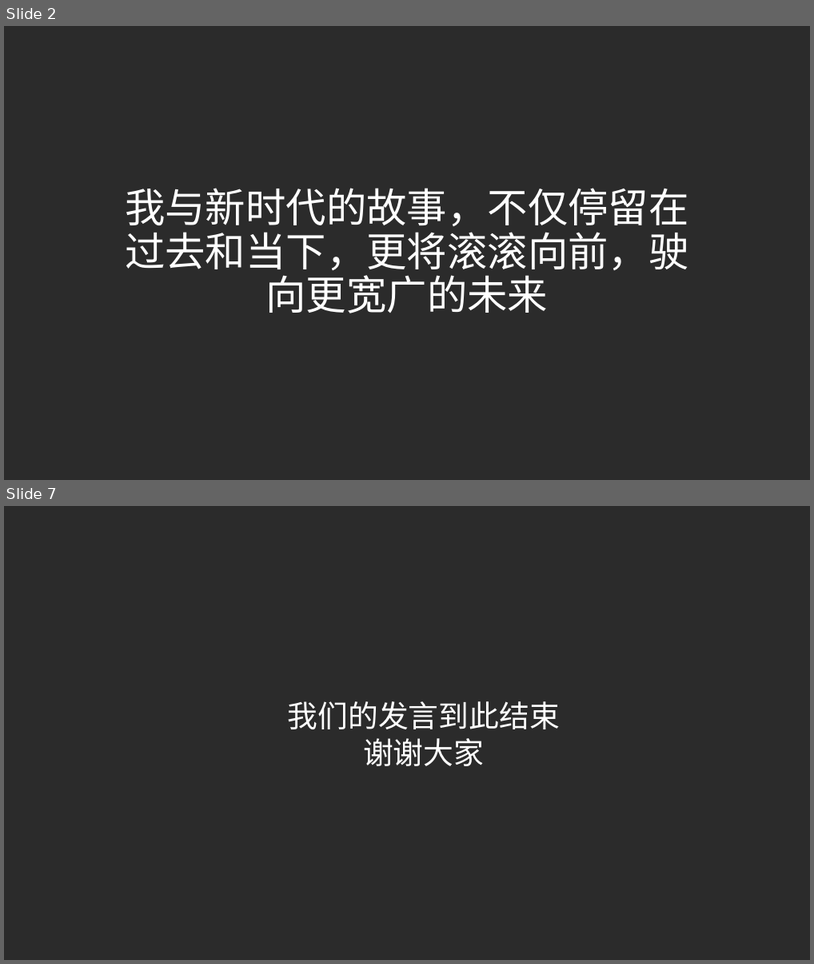
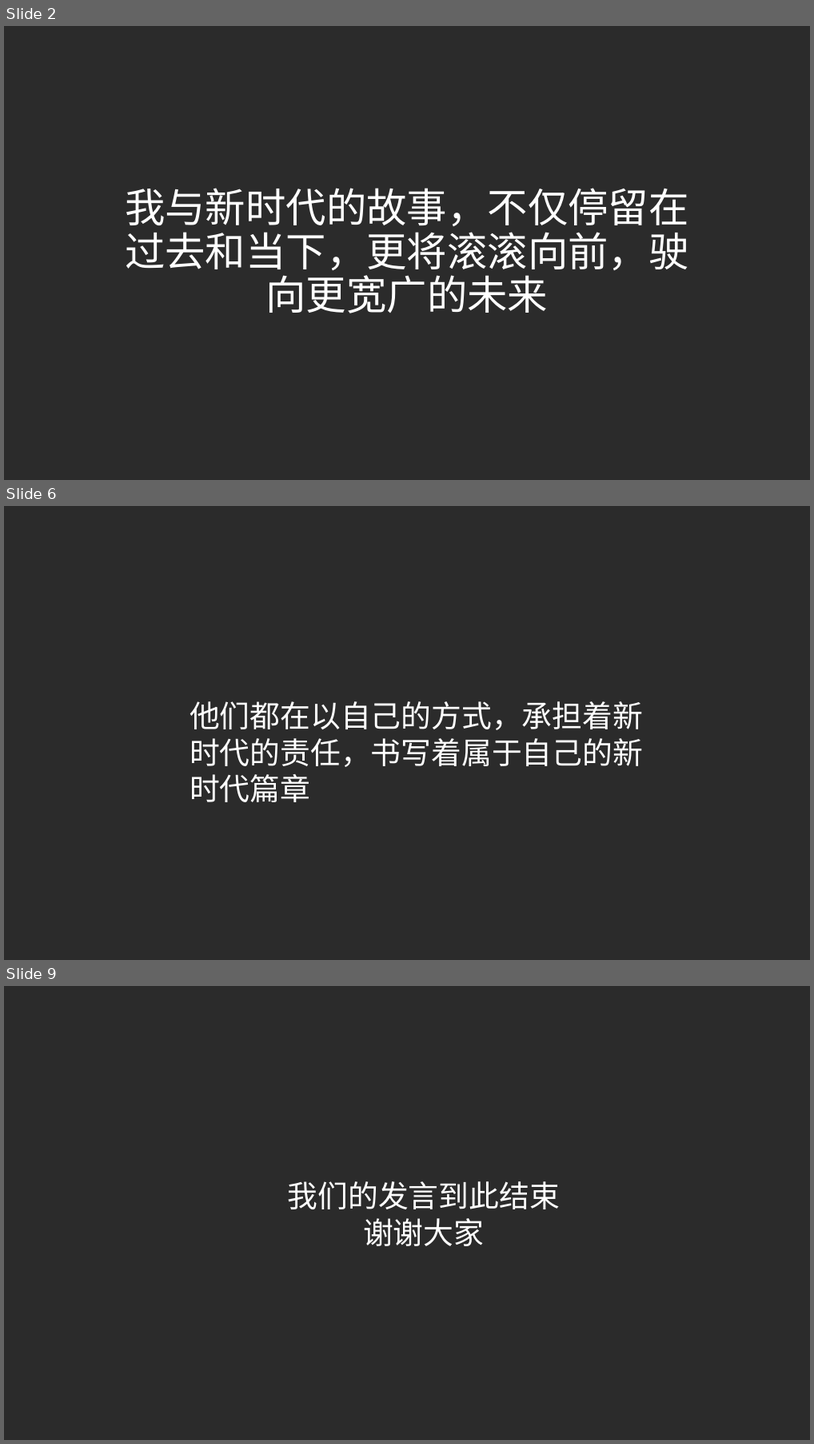
Before and after one commit to mizukuChen/My-story-with-the-New-Era, a slide deck: 习概.pptx. Shown one above the other, each under a label of ours: slides 2 and 7 before the commit, slides 2, 6 and 9 after it; the slides between them are not shown. The pictures are 814x964 and 814x1444 pixels, drawn with LibreOffice and Linux fonts; fonts in the diff are those of the drawing; background and template pictures are left out; a plain dark background stands for a picture behind light text. Boxes give left, top, right and bottom in pixels: in the first picture for what was removed or moved away, otherwise in the second. Text is boxed around its words. In the diff, an @@ line names an element or a change of style, - is before the commit and + after.

```diff
--- a/习概.pptx
+++ b/习概.pptx
@@ slide 6 added at (4,506,810,960), background picture (left out) @@
@@ text added at (190,701,643,802), 36 pt, text #FFFFFF @@
+他们都在以自己的方式，承担着新时代的责任，书写着属于自己的新时代篇章
@@ what was slide 7 is now slide 9 @@
```
Also in this commit, not shown: 4 slides changed, 1 other slide added.
